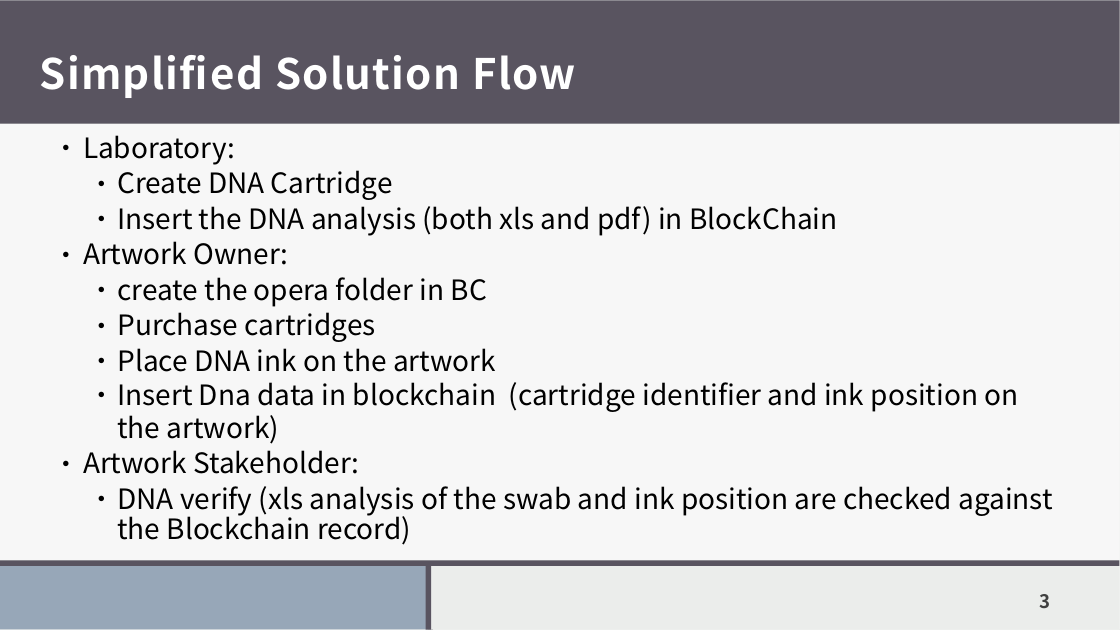
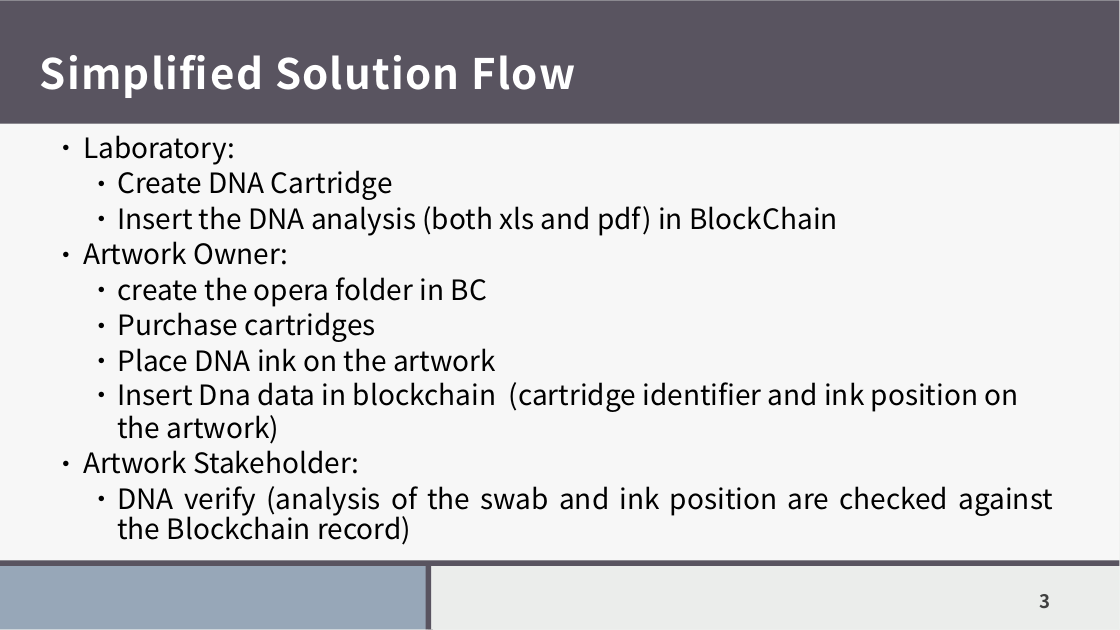
Before and after one commit to RobertoPirrone/digitaltechne, a slide deck: slide 3 of src/docs/presentations/21maggio.pptx. Drawn at 1120x630 pixels with LibreOffice and Linux fonts; fonts in the diff are those of the drawing. Boxes give left, top, right and bottom in pixels: in the first picture for what was removed or moved away, otherwise in the second. Text is boxed around its words. In the diff, an @@ line names an element or a change of style, - is before the commit and + after.

Commit message:
custom domain i
immagine in VerifyMark
translations

```diff
--- a/src/docs/presentations/21maggio.pptx
+++ b/src/docs/presentations/21maggio.pptx
@@ text at [117,486,1053,545]: text changed @@
-    ● DNA verify (xls analysis of the swab and ink position are checked against the Blockchain record)
+    ● DNA verify (analysis of the swab and ink position are checked against the Blockchain record)
```
Also in this commit, not shown: 6 other slides changed, 1 slide added, 5 slides removed, 12 other files.
